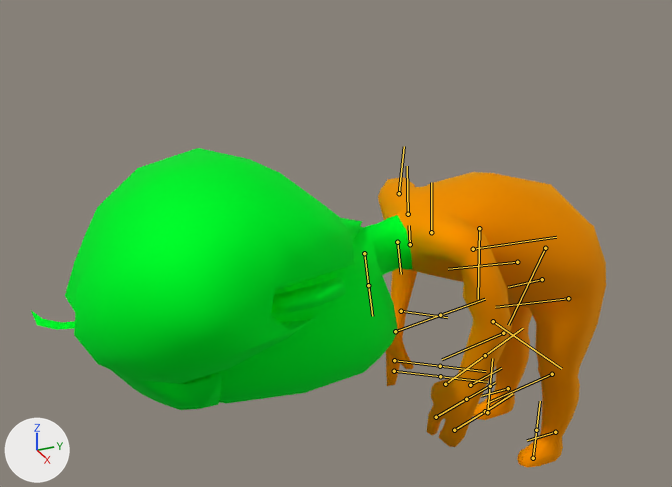
An edit to the FBX model ToyStory/Assets/AssetStore/Supercyan Character Pack Free Sample/Animations/pick.fbx, drawn before and after from the same camera.
Camera for both pictures: a camera (50 mm lens) standing at (1.034, -0.809, 0.924) and looking at (-0.033, -0.329, 0.39). The lights are fixed; the arrows at lower left show +X, +Y and +Z. Both versions are drawn at frame 20 of the action 'basic_rig|basic_rig|mixamo.com|Layer0'; the numbers are the values there. The bones that bend it are drawn over the model as lines.

Objects in the first picture: 'C_man_1_FBX2013'.
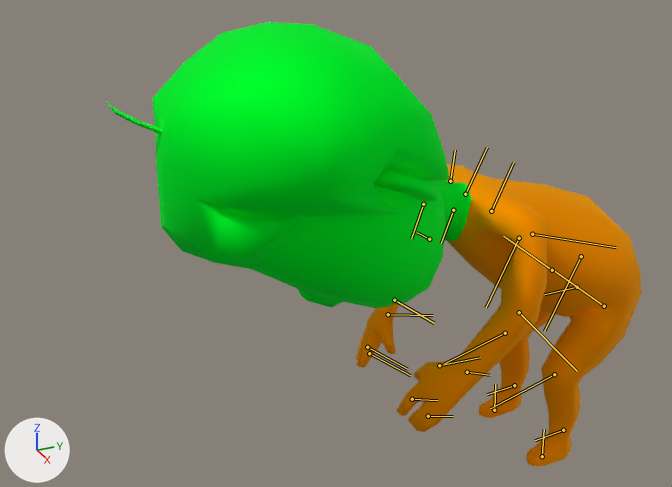
What differs and where, as boxes (x1, y1, x2, y2) in the pictures (672 x 487 px):
'C_man_1_FBX2013', posed (7% narrower, 39% taller): before (31, 148, 606, 467); after (106, 22, 641, 467)
bone 'basic_rig Pelvis', root to tip: before (542, 279) to (508, 287); after (577, 287) to (544, 294)
bone 'basic_rig Spine1', root to tip: before (479, 228) to (478, 299); after (519, 238) to (486, 307)
bone 'basic_rig R Clavicle', root to tip: before (408, 214) to (407, 166); after (465, 194) to (487, 147)
bone 'basic_rig L Thigh', root to tip: before (568, 298) to (495, 307); after (604, 306) to (554, 271)
bone 'basic_rig L Calf', root to tip: before (552, 374) to (487, 403); after (554, 374) to (490, 408)
bone 'basic_rig R Thigh', root to tip: before (517, 262) to (448, 269); after (552, 270) to (503, 236)
bone 'basic_rig R Calf', root to tip: before (503, 333) to (442, 359); after (505, 333) to (444, 363)

The edits, one by one:
Bone 'basic_rig Pelvis' (bone_basic_rig_pelvis) moves from (0.0, 0.0, 0.0) to (-2.8, -7.0, 0.0).
Bone 'basic_rig Spine1' (bone_basic_rig_spine1) turns from (0, 0, 28) to (0, 0, 0) degrees about its own x, y and z.
Bone 'basic_rig R Clavicle' (bone_basic_rig_r_clavicle) turns from (0, -3, 0) to (0, 0, 0) degrees about its own x, y and z.
Bone 'basic_rig L Thigh' (bone_basic_rig_l_thigh) turns from (0, -1, 7) to (-1, 0, 39) degrees about its own x, y and z.
Bone 'basic_rig L Calf' (bone_basic_rig_l_calf) turns from (0, 0, -3) to (0, 0, -40) degrees about its own x, y and z.
Bone 'basic_rig R Thigh' (bone_basic_rig_r_thigh) turns from (0, 1, 7) to (1, 0, 39) degrees about its own x, y and z.
Bone 'basic_rig R Calf' (bone_basic_rig_r_calf) turns from (0, 0, -3) to (0, 0, -40) degrees about its own x, y and z.
